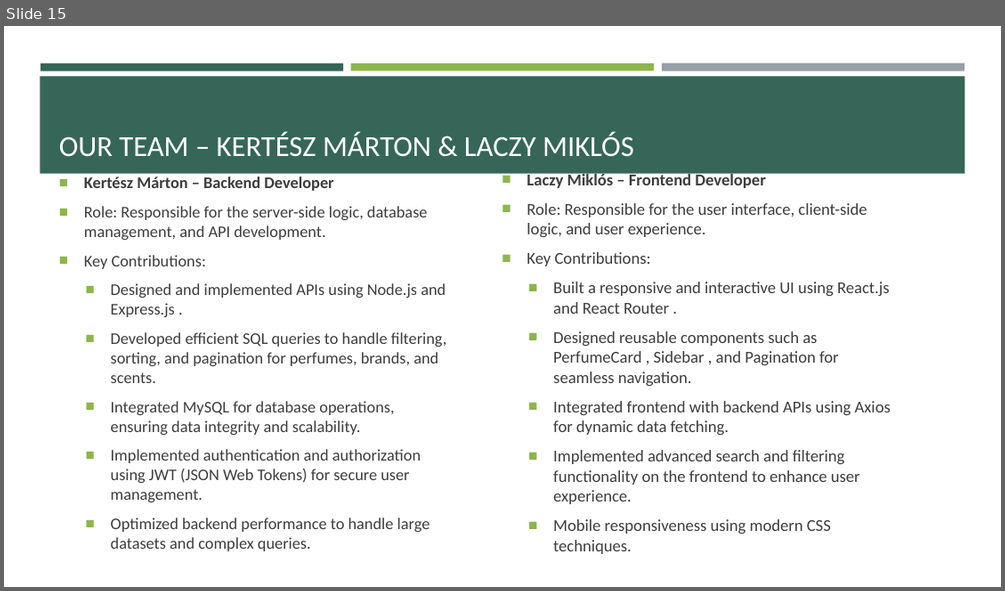
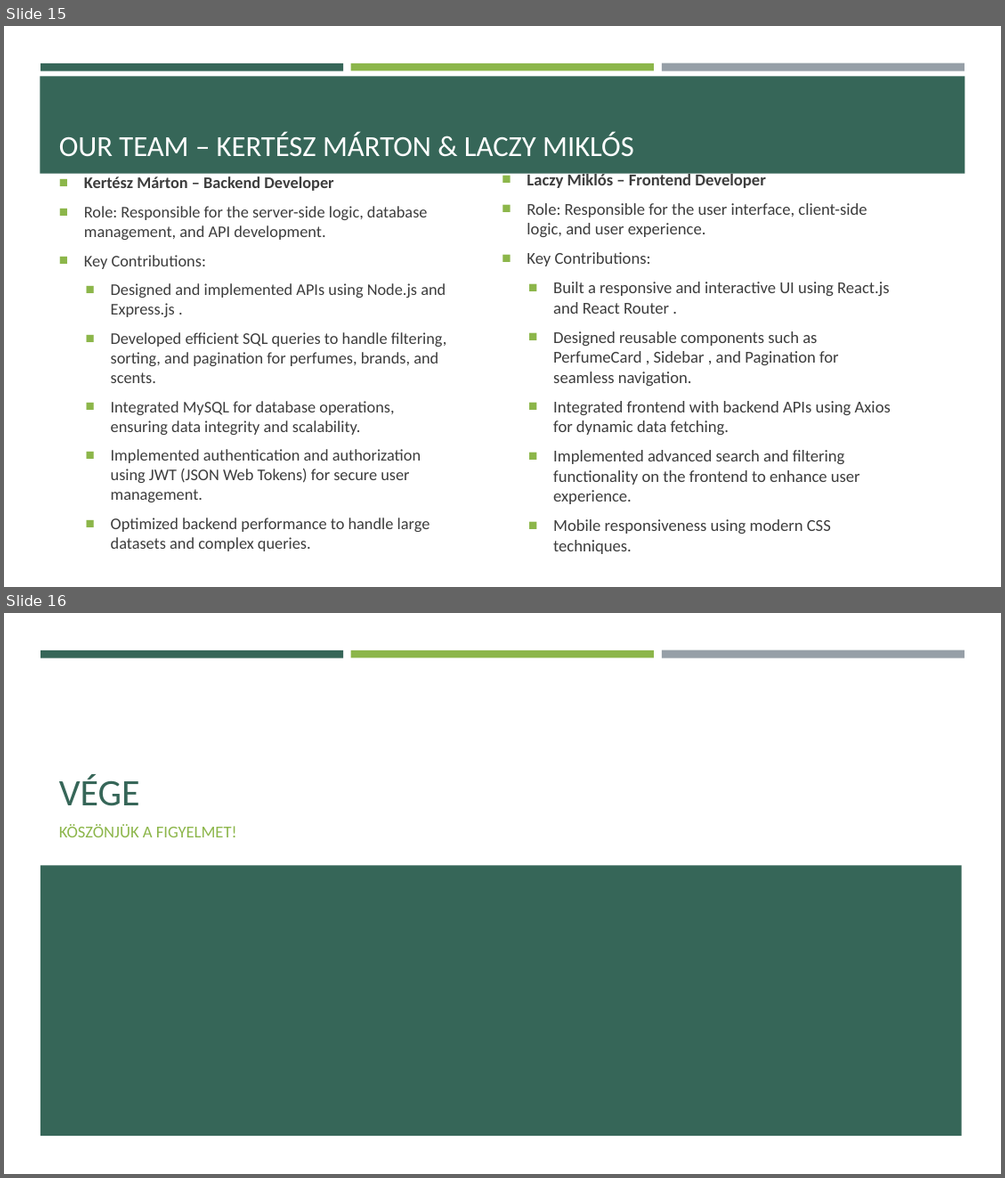
Before and after one commit to mikilaczy/Parfumvilag, a slide deck: Parfümvilág.pptx. Shown one above the other, each under a label of ours: slide 15 before the commit, slides 15 and 16 after it. The pictures are 1005x591 and 1005x1178 pixels, drawn with LibreOffice and Linux fonts; fonts in the diff are those of the drawing. Boxes give left, top, right and bottom in pixels: in the first picture for what was removed or moved away, otherwise in the second. Text is boxed around its words. In the diff, an @@ line names an element or a change of style, - is before the commit and + after.

```diff
--- a/Parfümvilág.pptx
+++ b/Parfümvilág.pptx
@@ slide 16 added at (x1=4, y1=613, x2=1001, y2=1174), background #FFFFFF; not listed: 3 template elements that a slide beside it also shows @@
@@ title added at (x1=59, y1=775, x2=140, y2=806), 36 pt, text #366658 @@
+VÉGE
@@ subtitle added at (x1=59, y1=824, x2=237, y2=837), 16 pt, text #8CB64A @@
+KÖSZÖNJÜK A FIGYELMET!
@@ rectangle added at (x1=40, y1=865, x2=962, y2=1135), fill #366658 @@
```
Also in this commit, not shown: 1 other file.
